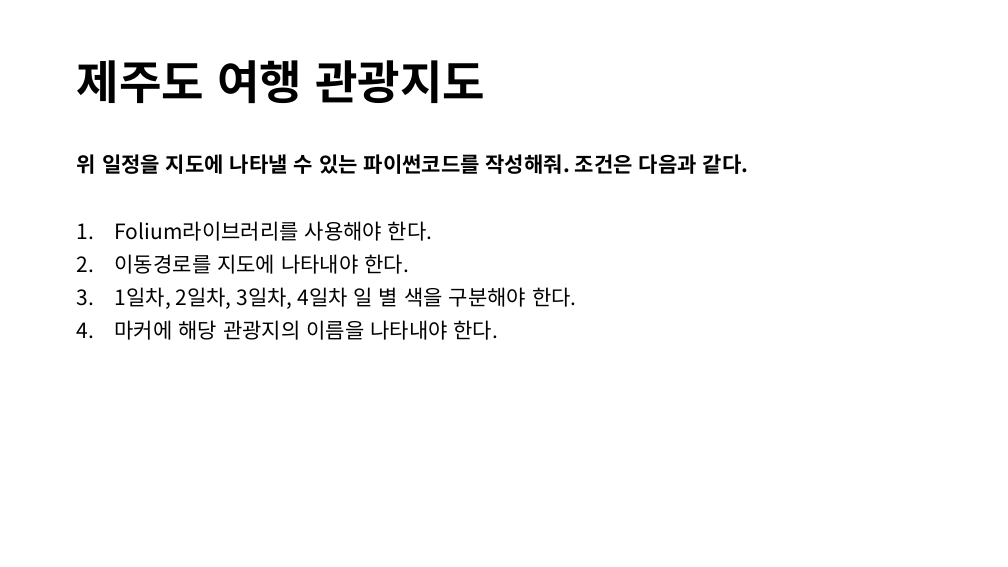
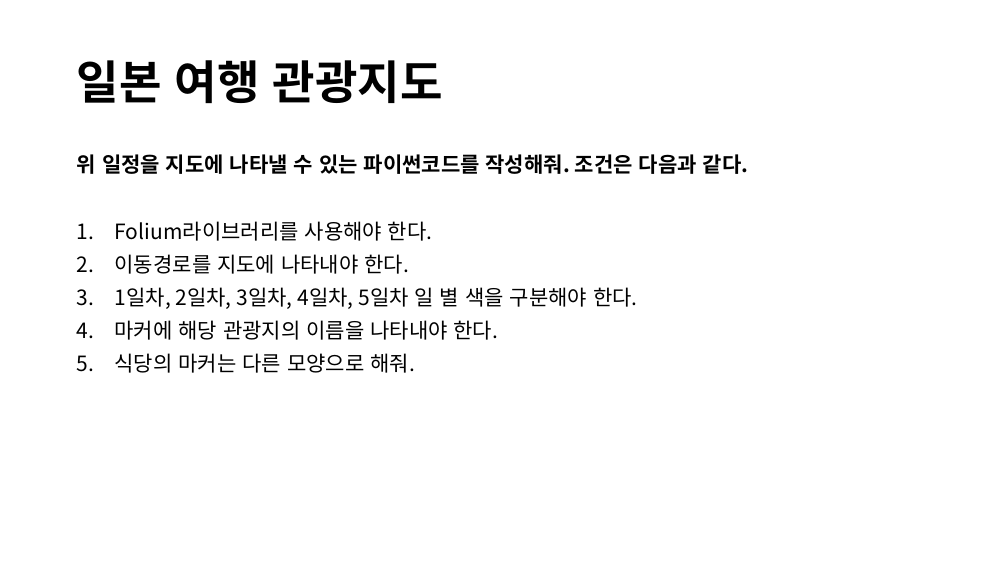
Before and after one commit to lolsaless/Python, a slide deck: slide 6 of 프롬프트 시연.pptx. Drawn at 1008x567 pixels with LibreOffice and Linux fonts; fonts in the diff are those of the drawing. Boxes give left, top, right and bottom in pixels: in the first picture for what was removed or moved away, otherwise in the second. Text is boxed around its words. In the diff, an @@ line names an element or a change of style, - is before the commit and + after.

```diff
--- a/프롬프트 시연.pptx
+++ b/프롬프트 시연.pptx
@@ title at [77, 60, 443, 103]: text changed @@
-제주도 여행 관광지도
+일본 여행 관광지도
@@ text at [115, 287, 638, 309]: text changed @@
-3. 1일차, 2일차, 3일차, 4일차 일 별 색을 구분해야 한다.
+3. 1일차, 2일차, 3일차, 4일차, 5일차 일 별 색을 구분해야 한다.
@@ text at [115, 353, 415, 373]: paragraph added @@
+5. 식당의 마커는 다른 모양으로 해줘.
```
Also in this commit, not shown: 8 other slides changed, 20 other files.
